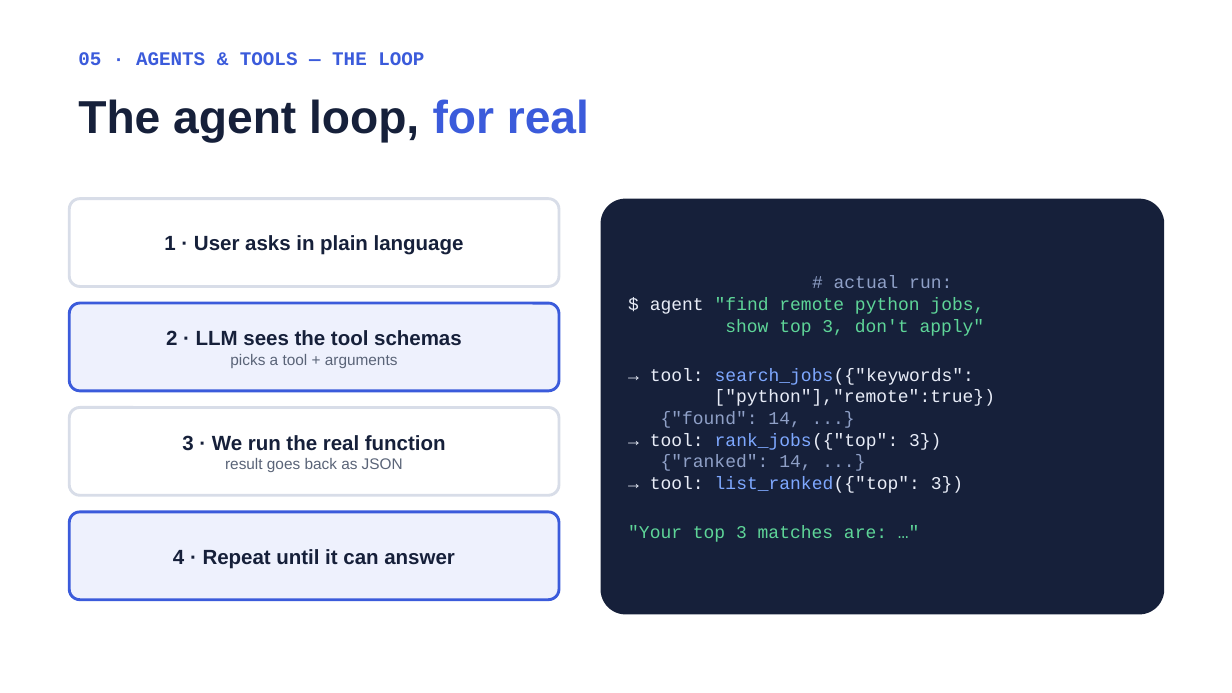
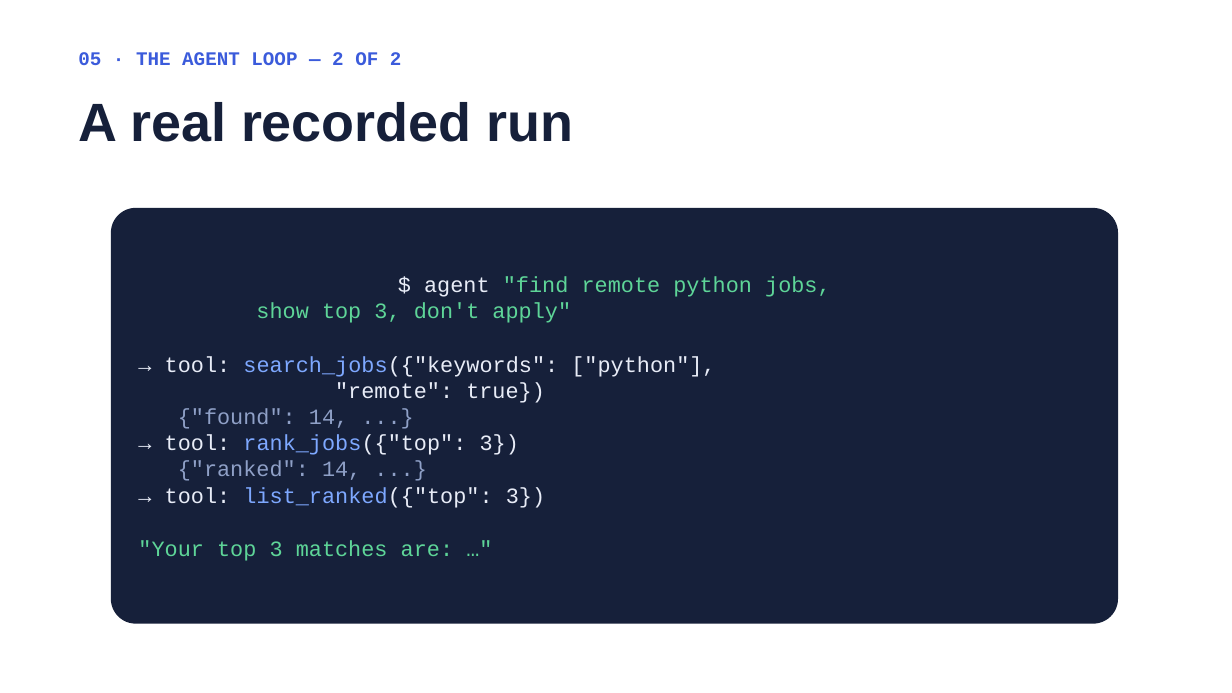
Before and after one commit to DavidZeff1/agent, a slide deck: slide 14 of presentation/Job Agent Presentation.pptx (slide 10 before the commit). Drawn at 1232x693 pixels with LibreOffice and Linux fonts; fonts in the diff are those of the drawing. Boxes give left, top, right and bottom in pixels: in the first picture for what was removed or moved away, otherwise in the second. Text is boxed around its words. In the diff, an @@ line names an element or a change of style, - is before the commit and + after.

```diff
--- a/presentation/Job Agent Presentation.pptx
+++ b/presentation/Job Agent Presentation.pptx
@@ text at bbox=[78, 52, 402, 65]: text changed @@
-05 · AGENTS & TOOLS — THE LOOP
+05 · THE AGENT LOOP — 2 OF 2
@@ text at bbox=[78, 102, 573, 142]: text changed; size 36 to 42 pt @@
-The agent loop, for real
+A real recorded run
@@ rounded rectangle removed at bbox=[69, 199, 559, 287] @@
-1 · User asks in plain language
@@ rounded rectangle "$ agent "find remote python ...": place and size @@
-rounded rectangle "$ agent "find remote python ..." at bbox=[601, 199, 1165, 615]
+rounded rectangle "$ agent "find remote python ..." at bbox=[111, 208, 1118, 624]
@@ text in rounded rectangle at bbox=[138, 276, 831, 561]: size 14 to 17 pt in "$ agent "find remote python jobs,", "show top 3, don't apply"", "{"found": 14, ...}", "→ tool: rank_jobs({"top": 3})" and 3 more places; alignment left to centre @@
@@ text in rounded rectangle at bbox=[834, 276, 952, 288]: paragraph removed @@
-# actual run:
@@ rounded rectangle removed at bbox=[69, 303, 559, 391] @@
-2 · LLM sees the tool schemas
-picks a tool + arguments
@@ text in rounded rectangle at bbox=[165, 356, 715, 403]: text changed; size 14 to 17 pt @@
-→ tool: search_jobs({"keywords":
-["python"],"remote":true})
+→ tool: search_jobs({"keywords": ["python"],
+"remote": true})
@@ rounded rectangle removed at bbox=[69, 408, 559, 495] @@
-3 · We run the real function
-result goes back as JSON
@@ rounded rectangle removed at bbox=[69, 512, 559, 600] @@
-4 · Repeat until it can answer
```
Also in this commit, not shown: 5 other slides changed, 9 slides added, 1 slide removed, 2 other files.
